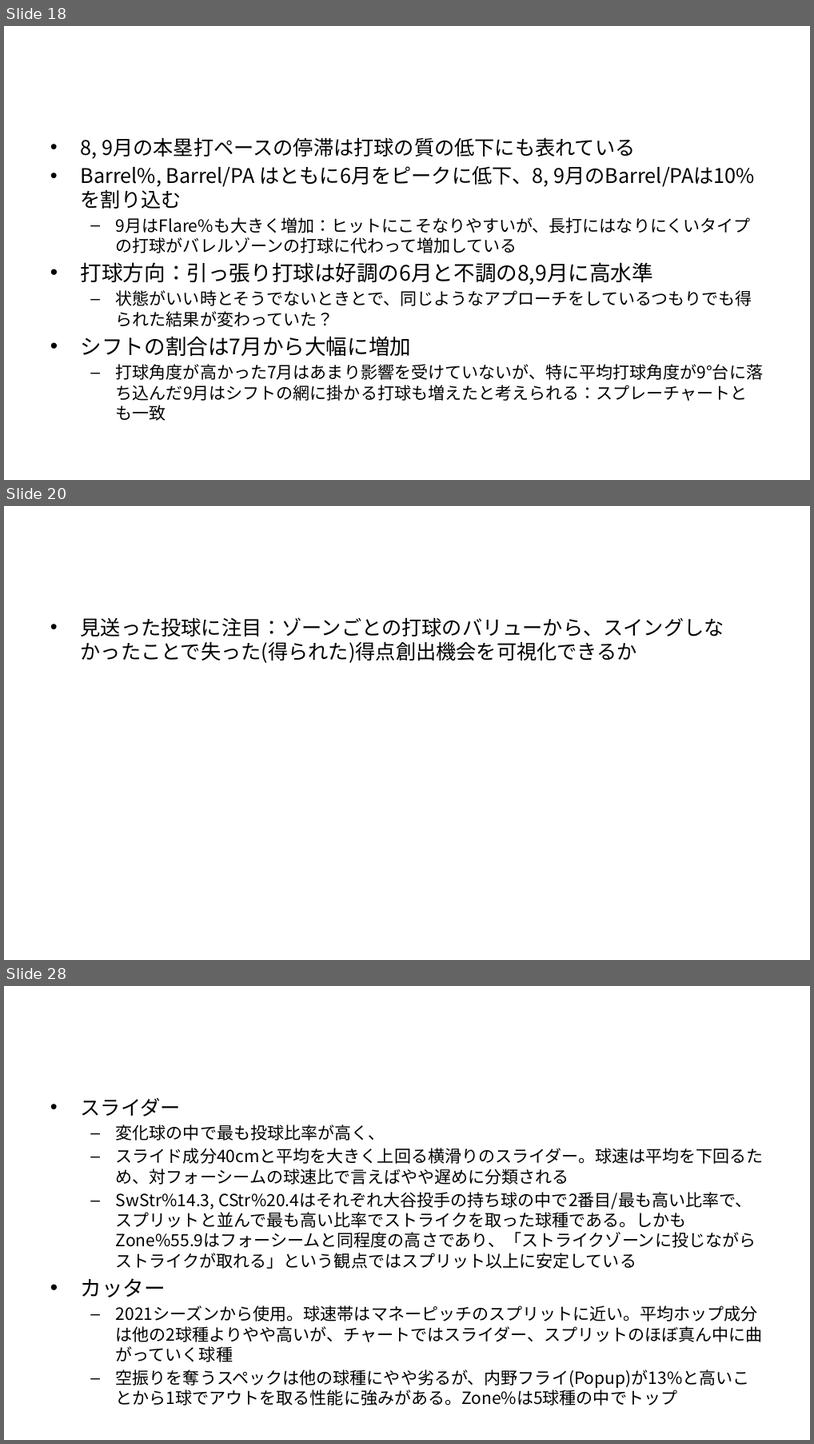
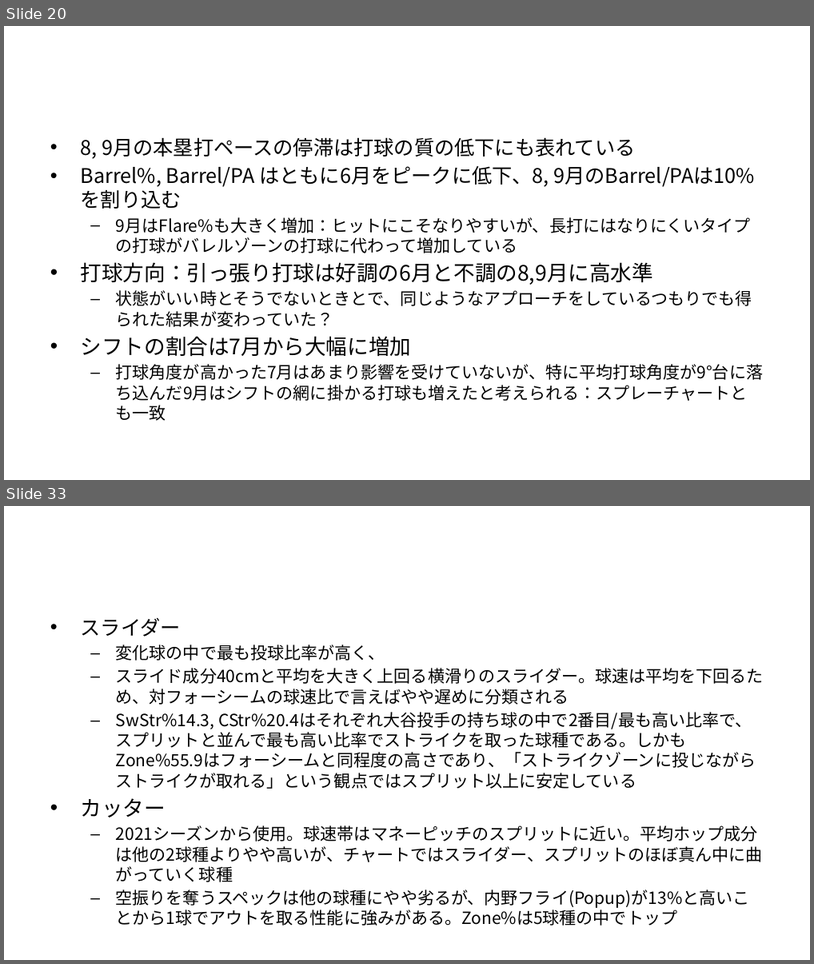
Before and after one commit to T-Reio/ohtani_analyze, a slide deck: slides/ohtani_tj.pptx. Shown one above the other, each under a label of ours: slides 18, 20 and 28 before the commit, slides 20 and 33 after it; the slides between them are not shown. The pictures are 814x1444 and 814x964 pixels, drawn with LibreOffice and Linux fonts; fonts in the diff are those of the drawing; background and template pictures are left out. Boxes give left, top, right and bottom in pixels: in the first picture for what was removed or moved away, otherwise in the second. Text is boxed around its words. In the diff, an @@ line names an element or a change of style, - is before the commit and + after.

```diff
--- a/slides/ohtani_tj.pptx
+++ b/slides/ohtani_tj.pptx
@@ slide 20 removed at box(4, 506, 810, 960), background #FFFFFF @@
@@ title removed at box(45, 524, 770, 600) @@
-機会費用
@@ text removed at box(81, 617, 725, 663) @@
-• 見送った投球に注目：ゾーンごとの打球のバリューから、スイングしなかったことで失った(得られた)得点創出機会を可視化できるか
@@ what was slide 18 is now slide 20 @@
@@ what was slide 28 is now slide 33 @@
```
Also in this commit, not shown: 12 slides changed, 4 slides added, 1 other slide removed, 16 other files.
